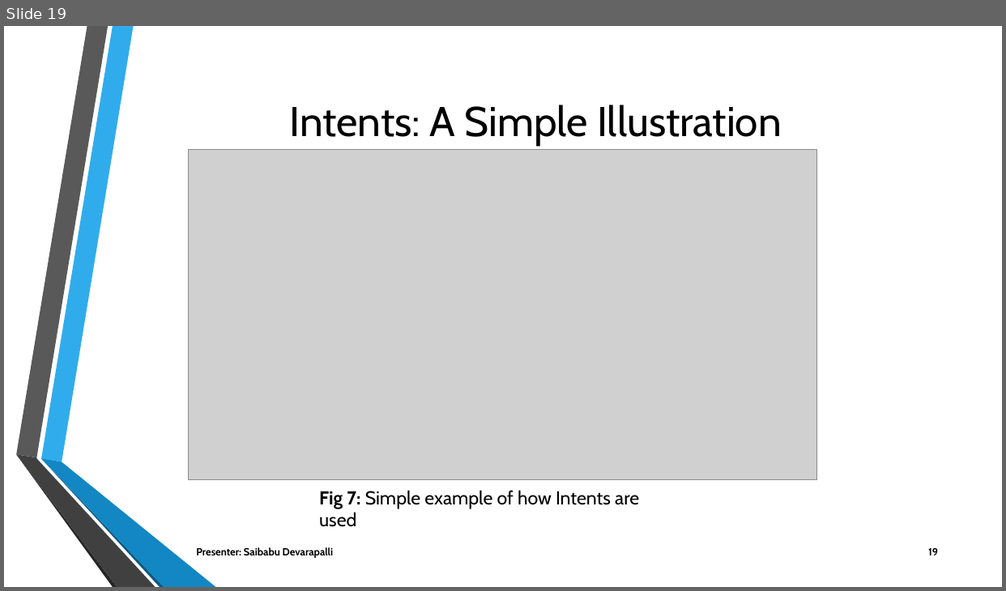
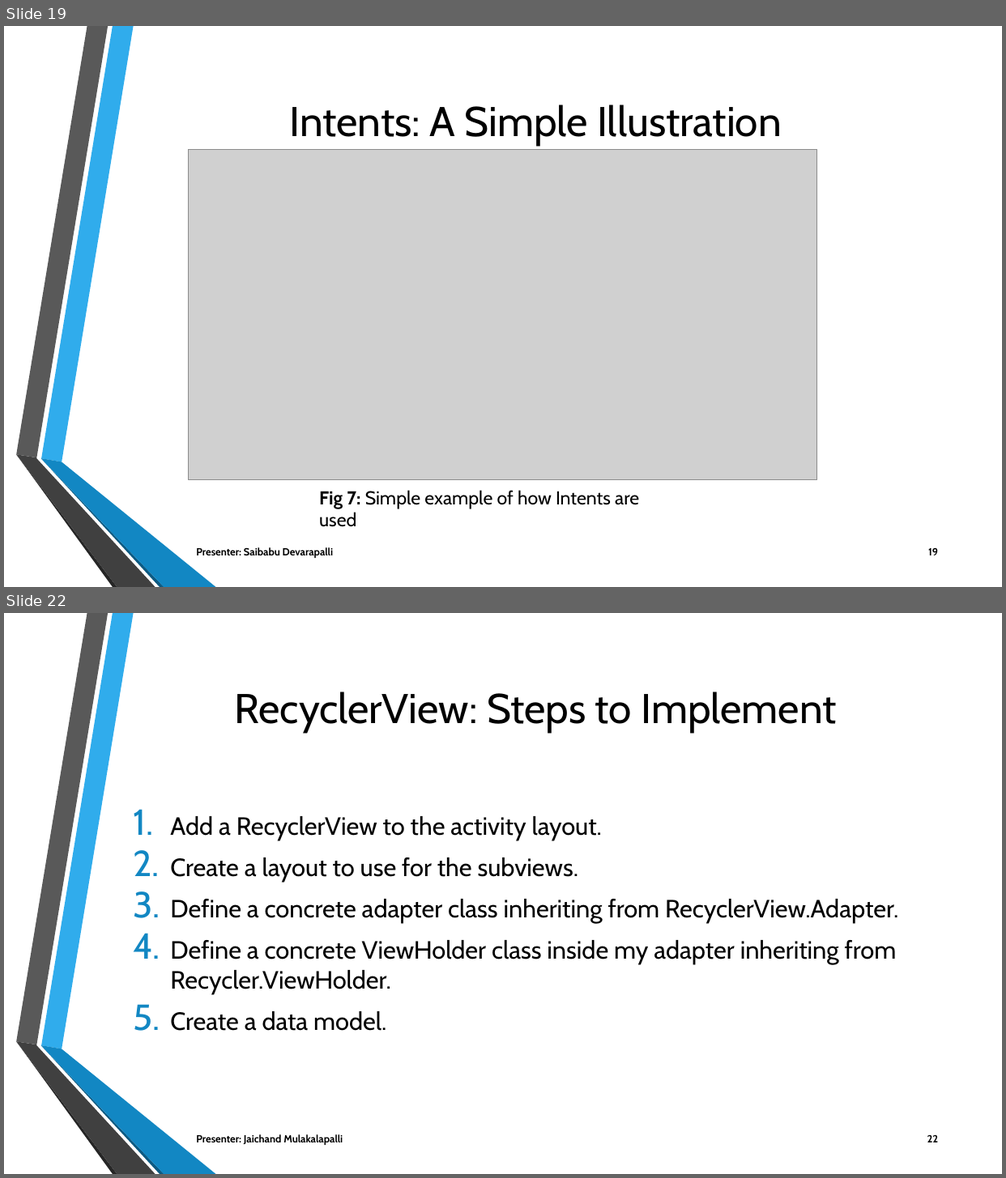
Before and after one commit to Sec03Team05Fall22GDP1/FreebiesforNewbies, a slide deck: Project_Files/Sprint10/FREEBIES FOR NEWBIES Workshop2.pptx. Shown one above the other, each under a label of ours: slide 19 before the commit, slides 19 and 22 after it; the slides between them are not shown. The pictures are 1006x591 and 1006x1178 pixels, drawn with LibreOffice and Linux fonts; fonts in the diff are those of the drawing; grey boxes stand for pictures; background and template pictures are left out. Boxes give left, top, right and bottom in pixels: in the first picture for what was removed or moved away, otherwise in the second. Text is boxed around its words. In the diff, an @@ line names an element or a change of style, - is before the commit and + after.

Commit message:
Updated Workshop2 Slides covering the assigned topics for Jaichand M

```diff
--- a/Project_Files/Sprint10/FREEBIES FOR NEWBIES Workshop2.pptx
+++ b/Project_Files/Sprint10/FREEBIES FOR NEWBIES Workshop2.pptx
@@ slide 22 added at (4,613,1002,1174), background picture (left out); not listed: 6 template elements that a slide beside it also shows @@
@@ title added at (235,692,837,731), 40 pt, text #000000 @@
+RecyclerView: Steps to Implement
@@ text added at (170,816,898,1031), 24 pt, text #000000 @@
+1. Add a RecyclerView to the activity layout.
+2. Create a layout to use for the subviews.
+3. Define a concrete adapter class inheriting from RecyclerView.Adapter.
+4. Define a concrete ViewHolder class inside my adapter inheriting from Recycler.ViewHolder.
+5. Create a data model.
@@ text added at (196,1135,343,1145), 10 pt, text #000000, bold @@
+Presenter: Jaichand Mulakalapalli
@@ page number added at (927,1135,939,1143), 10 pt, text #000000, bold @@
+22
```
Also in this commit, not shown: 8 other slides added.
